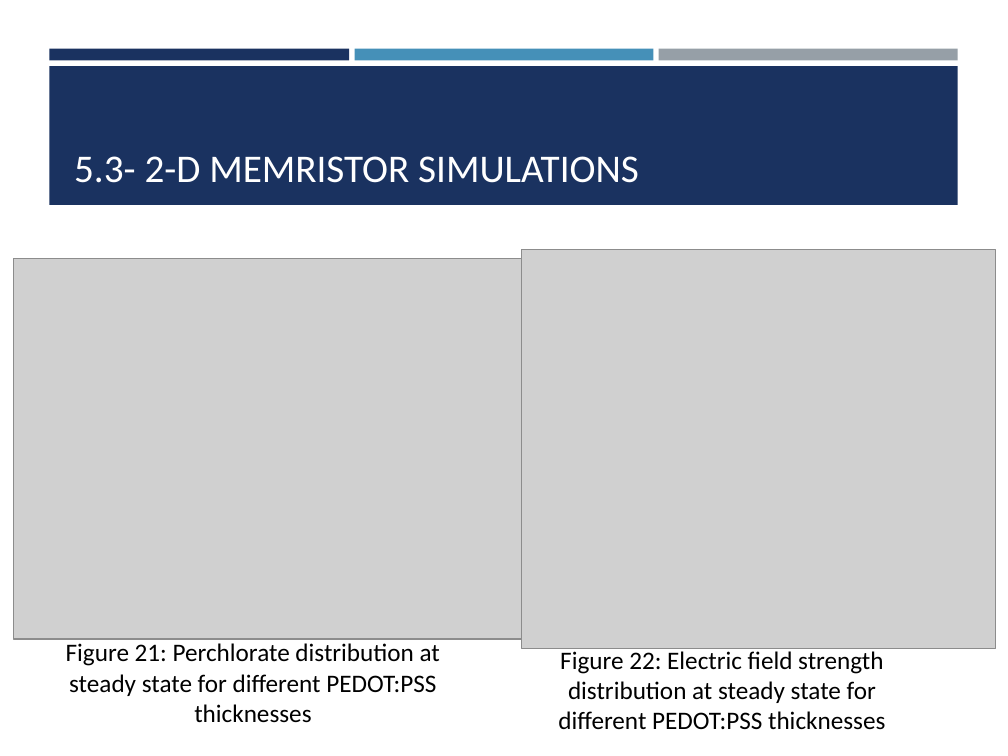
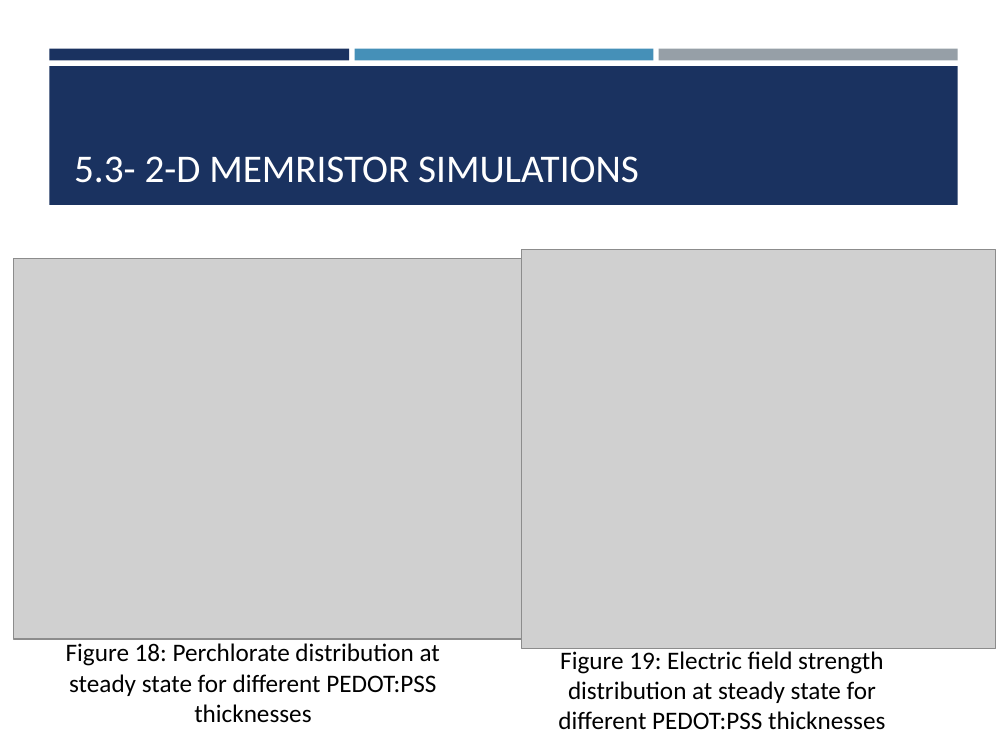
Before and after one commit to cbonfil/ThesisReport, a slide deck: slide 15 of Memristor Thesis/Memristor Presentation.pptx (slide 16 before the commit). Drawn at 1008x756 pixels with LibreOffice and Linux fonts; fonts in the diff are those of the drawing; grey boxes stand for pictures. Boxes give left, top, right and bottom in pixels: in the first picture for what was removed or moved away, otherwise in the second. Text is boxed around its words. In the diff, an @@ line names an element or a change of style, - is before the commit and + after.

```diff
--- a/Memristor Thesis/Memristor Presentation.pptx
+++ b/Memristor Thesis/Memristor Presentation.pptx
@@ text at box(66, 643, 440, 723): text changed @@
-Figure 21: Perchlorate distribution at steady state for different PEDOT:PSS thicknesses
+Figure 18: Perchlorate distribution at steady state for different PEDOT:PSS thicknesses
@@ text at box(558, 648, 885, 730): text changed @@
-Figure 22: Electric field strength distribution at steady state for different PEDOT:PSS thicknesses
+Figure 19: Electric field strength distribution at steady state for different PEDOT:PSS thicknesses
```
Also in this commit, not shown: 14 other slides changed, 1 slide removed.
